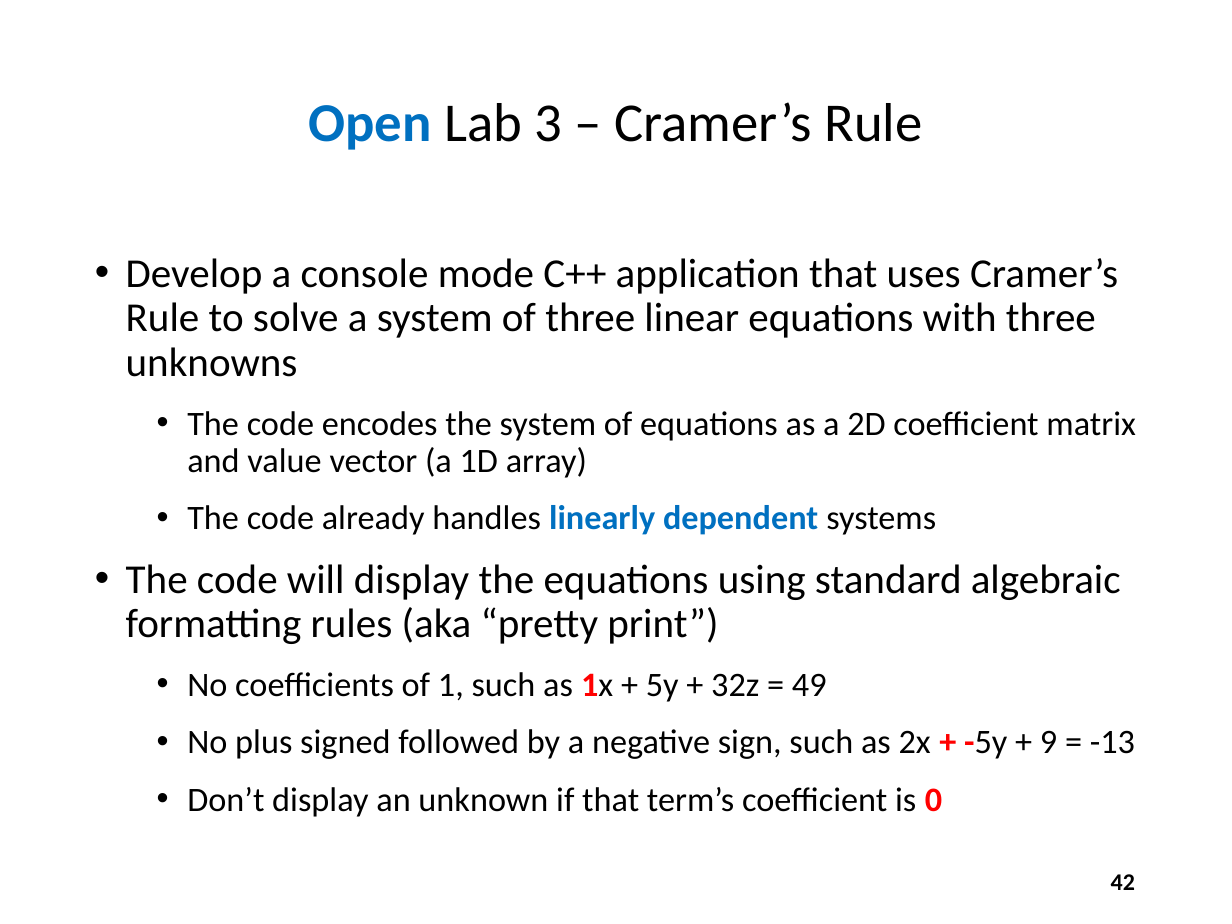
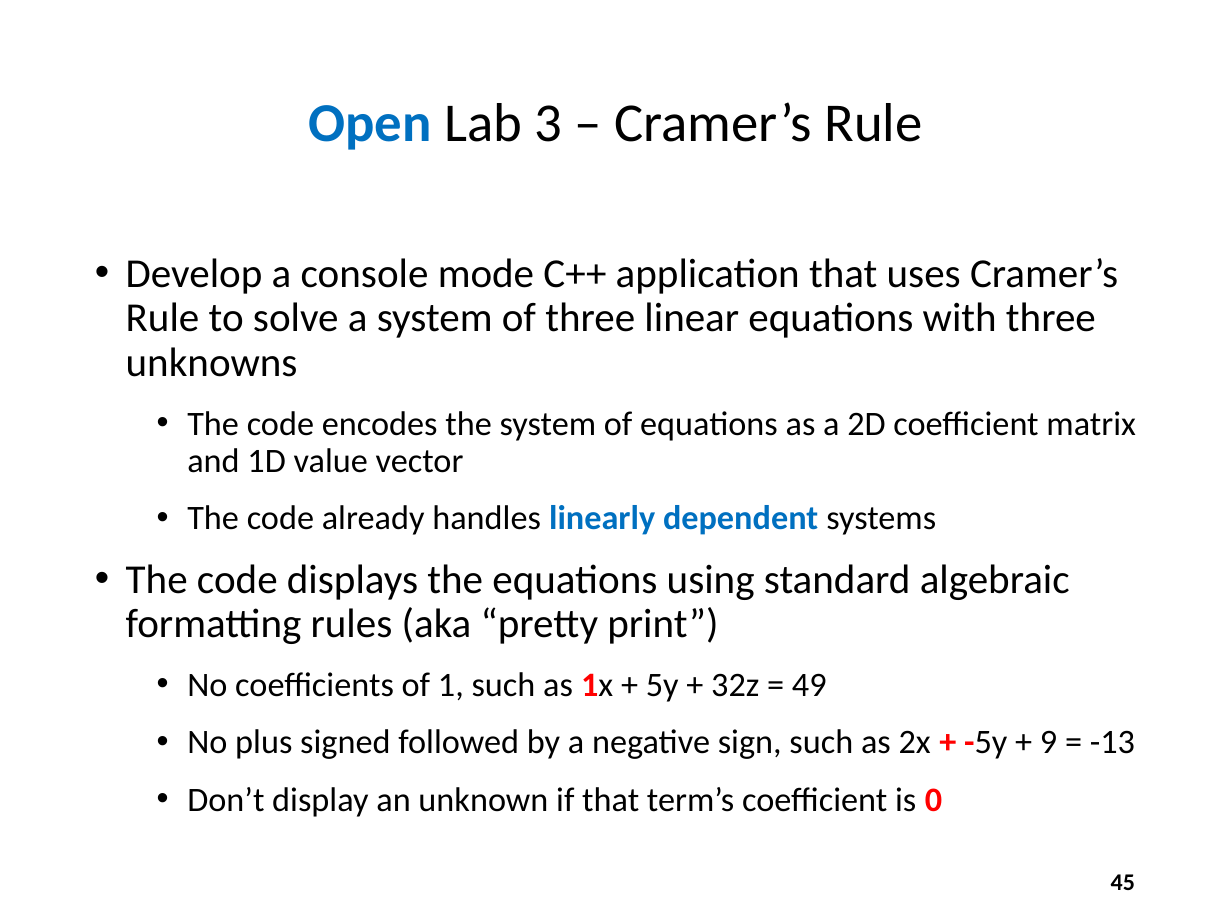
Before and after one commit to dbiersach/scicomp301-cpp-linux, a slide deck: slide 45 of session10/Session 10 - Matrix Algebra, Number Theory.pptx (slide 42 before the commit). Drawn at 1232x924 pixels with LibreOffice and Linux fonts; fonts in the diff are those of the drawing. Boxes give left, top, right and bottom in pixels: in the first picture for what was removed or moved away, otherwise in the second. Text is boxed around its words. In the diff, an @@ line names an element or a change of style, - is before the commit and + after.

```diff
--- a/session10/Session 10 - Matrix Algebra, Number Theory.pptx
+++ b/session10/Session 10 - Matrix Algebra, Number Theory.pptx
@@ text at (187, 411, 1136, 473): text changed @@
-  • The code encodes the system of equations as a 2D coefficient matrix and value vector (a 1D array)
+  • The code encodes the system of equations as a 2D coefficient matrix and 1D value vector
@@ text at (126, 564, 1070, 644): text changed @@
-• The code will display the equations using standard algebraic formatting rules (aka “pretty print”)
+• The code displays the equations using standard algebraic formatting rules (aka “pretty print”)
@@ page number at (1111, 874, 1135, 890): text changed @@
-42
+45
```
Also in this commit, not shown: 16 other slides changed, 3 slides added, 1 other file.
